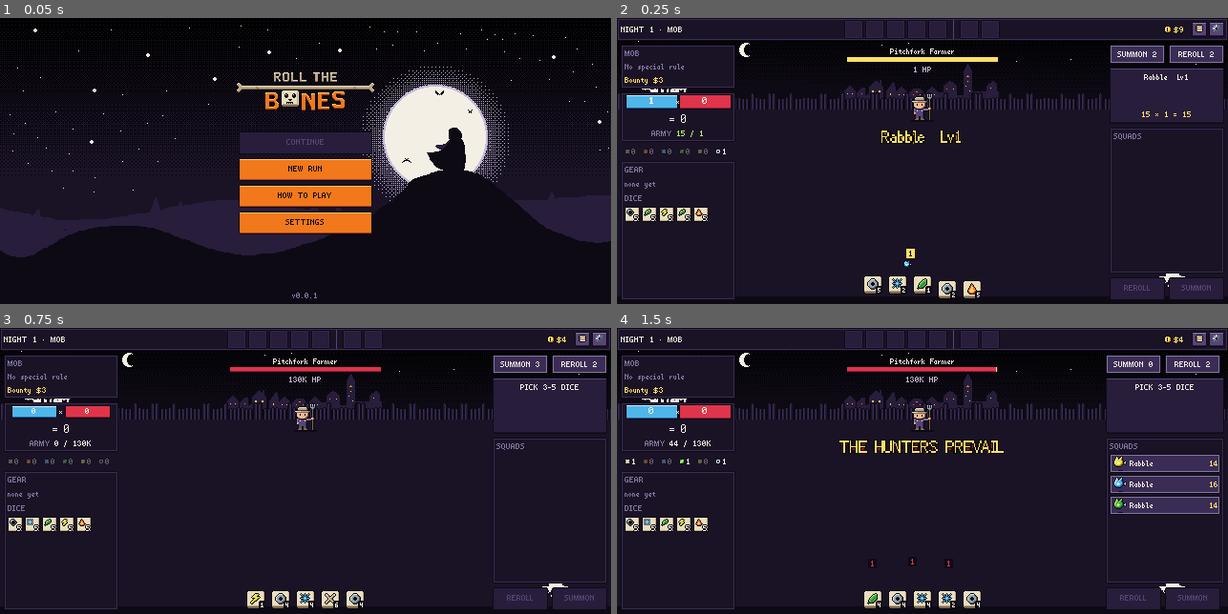
Above: before the commit, frames 1-4 (two rows, left to right).
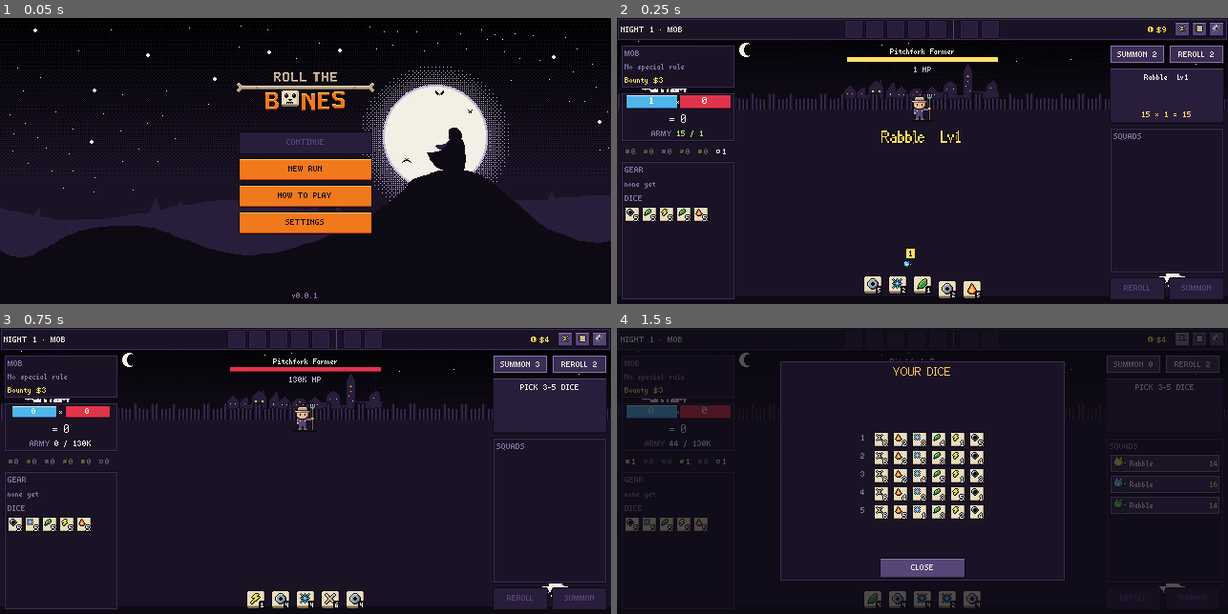
Above: after the commit, the same moments.

Repository: Anbcdeptraivkl/necrodices
Game: Godot game, scene res://tests/ui/ui_runner.tscn
Two runs of this game, one before a commit and one after it. Both use one fixed random seed, a clock stepped at 60 frames per second and the inputs below. This scene is started directly instead of the project's main scene.
Inputs (mouse positions are in pixels of both pictures, inside the frame that each line leads up to):
- Up to frame 1 (0.05 s): no input
- Up to frame 2 (0.25 s): no input
- Up to frame 3 (0.75 s): click (562, 339) at 0.52 s
- Up to frame 4 (1.5 s): click (1179, 339) at 1.27 s

Frame 1 is identical in both runs. In frame 2, 0.1% of the frame differs, in the area x 86-94%, y 1-6%; in frame 3, 0.1%; in frame 4, 22%, in the area x 0-100%, y 0-99%.

Commit message:
Rebuild Crypt Market as a compact Balatro-style grid

Diff:
--- a/data/strings_en.json
+++ b/data/strings_en.json
@@ -168,6 +168,7 @@
   "timing_squad": "Fires once per squad.",
   "timing_summon": "Pays when you summon.",
   "tip_codex": "Recipe Codex",
+  "tip_dice": "Your dice",
   "tip_dice_row": "Click to inspect every face",
   "tip_essence": "Scored dice per element this battle",
   "tip_reroll": "Re-roll the picked dice (shared by the whole battle)",
--- a/scenes/encounter/encounter_screen.gd
+++ b/scenes/encounter/encounter_screen.gd
@@ -109,6 +109,9 @@
 	%Main.pressed.connect(_on_main)
 	_top.codex_pressed.connect(func() -> void: _open(RUN_INFO_SCENE).call(&"setup", db, run))
 	_top.settings_pressed.connect(func() -> void: _open(SETTINGS_SCENE))
+	_top.dice_pressed.connect(func() -> void:
+		if not _queue.is_busy():
+			_open(INSPECTOR_SCENE).call(&"setup", db, run, ""))
 	_top.reorder_requested.connect(func(a: int, b: int) -> void:
 		if not _queue.is_busy() and RunFlow.reorder_relic(run, a, b):
 			Audio.play("click")
--- a/scenes/night_map/night_map.gd
+++ b/scenes/night_map/night_map.gd
@@ -30,6 +30,10 @@
 	_fight.pressed.connect(func() -> void:
 		Audio.play("click")
 		Game.start_encounter())
+	_top.dice_pressed.connect(func() -> void:
+		var o: Control = (load("res://scenes/overlays/dice_inspector.tscn") as PackedScene).instantiate()
+		_overlays.push(o)
+		o.call(&"setup", db, run, ""))
 	_top.codex_pressed.connect(func() -> void:
 		var o: Control = (load(RUN_INFO_SCENE) as PackedScene).instantiate()
 		_overlays.push(o)
--- a/scenes/shop/shop.tscn
+++ b/scenes/shop/shop.tscn
@@ -1,8 +1,9 @@
-[gd_scene load_steps=5 format=3]
+[gd_scene load_steps=6 format=3]
 
 [ext_resource type="Script" path="res://scenes/shop/shop_screen.gd" id="1"]
 [ext_resource type="Texture2D" path="res://assets/bg/shop_decor.png" id="2_decor"]
 [ext_resource type="PackedScene" path="res://ui/components/top_bar.tscn" id="3_top"]
+[ext_resource type="PackedScene" path="res://ui/components/shop_card.tscn" id="4_card"]
 [ext_resource type="Script" path="res://ui/components/overlay_host.gd" id="5_overlay"]
 
 [node name="Shop" type="Control"]
@@ -28,142 +29,77 @@
 unique_name_in_owner = true
 layout_mode = 1
 
-[node name="Left" type="VBoxContainer" parent="."]
-layout_mode = 1
-anchors_preset = 9
-anchor_bottom = 1.0
-offset_left = 4.0
-offset_top = 28.0
-offset_right = 124.0
-offset_bottom = -4.0
-grow_vertical = 2
-theme_override_constants/separation = 4
-
-[node name="Next" type="Button" parent="Left"]
-unique_name_in_owner = true
-custom_minimum_size = Vector2(120, 24)
-layout_mode = 2
-mouse_default_cursor_shape = 2
-
-[node name="Reroll" type="Button" parent="Left"]
-unique_name_in_owner = true
-custom_minimum_size = Vector2(120, 24)
-layout_mode = 2
-mouse_default_cursor_shape = 2
-theme_type_variation = &"SecondaryButton"
-
-[node name="Owned" type="PanelContainer" parent="Left"]
-layout_mode = 2
-size_flags_vertical = 3
-
-[node name="VBox" type="VBoxContainer" parent="Left/Owned"]
-layout_mode = 2
-theme_override_constants/separation = 3
-
-[node name="GearTitle" type="Label" parent="Left/Owned/VBox"]
-unique_name_in_owner = true
-layout_mode = 2
-theme_type_variation = &"MutedLabel"
-
-[node name="Gear" type="GridContainer" parent="Left/Owned/VBox"]
-unique_name_in_owner = true
-layout_mode = 2
-theme_override_constants/h_separation = 2
-theme_override_constants/v_separation = 2
-columns = 6
-
-[node name="DiceTitle" type="Label" parent="Left/Owned/VBox"]
-unique_name_in_owner = true
-layout_mode = 2
-theme_type_variation = &"MutedLabel"
-
-[node name="Dice" type="GridContainer" parent="Left/Owned/VBox"]
-unique_name_in_owner = true
-layout_mode = 2
-mouse_default_cursor_shape = 2
-theme_override_constants/h_separation = 2
-theme_override_constants/v_separation = 2
-columns = 6
-
-[node name="Equipment" type="PanelContainer" parent="Left"]
-unique_name_in_owner = true
-layout_mode = 2
-theme_type_variation = &"CardPanel"
-
-[node name="VBox" type="VBoxContainer" parent="Left/Equipment"]
-layout_mode = 2
-mouse_filter = 2
-theme_override_constants/separation = 2
-
-[node name="EquipHeader" type="Label" parent="Left/Equipment/VBox"]
-unique_name_in_owner = true
-layout_mode = 2
-theme_type_variation = &"MutedLabel"
-horizontal_alignment = 1
-
-[node name="EquipRow" type="HBoxContainer" parent="Left/Equipment/VBox"]
-layout_mode = 2
-mouse_filter = 2
-theme_override_constants/separation = 6
-alignment = 1
-
-[node name="EquipIcon" type="TextureRect" parent="Left/Equipment/VBox/EquipRow"]
-unique_name_in_owner = true
-custom_minimum_size = Vector2(32, 32)
-layout_mode = 2
-mouse_filter = 2
-expand_mode = 1
-stretch_mode = 5
-
-[node name="EquipSide" type="VBoxContainer" parent="Left/Equipment/VBox/EquipRow"]
-custom_minimum_size = Vector2(60, 0)
-layout_mode = 2
-mouse_filter = 2
-theme_override_constants/separation = 2
-alignment = 1
-
-[node name="EquipPrice" type="Label" parent="Left/Equipment/VBox/EquipRow/EquipSide"]
-unique_name_in_owner = true
-layout_mode = 2
-theme_type_variation = &"GoldLabel"
-horizontal_alignment = 1
-
-[node name="EquipBuy" type="Button" parent="Left/Equipment/VBox/EquipRow/EquipSide"]
-unique_name_in_owner = true
-custom_minimum_size = Vector2(0, 16)
-layout_mode = 2
-mouse_default_cursor_shape = 2
-
-[node name="Center" type="VBoxContainer" parent="."]
+[node name="Frame" type="PanelContainer" parent="."]
 layout_mode = 1
 anchors_preset = 15
 anchor_right = 1.0
 anchor_bottom = 1.0
-offset_left = 128.0
+offset_left = 4.0
 offset_top = 28.0
 offset_right = -128.0
 offset_bottom = -4.0
 grow_horizontal = 2
 grow_vertical = 2
+
+[node name="Rows" type="VBoxContainer" parent="Frame"]
+layout_mode = 2
 theme_override_constants/separation = 4
 
-[node name="CardsBlock" type="PanelContainer" parent="Center"]
-custom_minimum_size = Vector2(0, 120)
+[node name="Top" type="HBoxContainer" parent="Frame/Rows"]
 layout_mode = 2
 size_flags_vertical = 3
+theme_override_constants/separation = 4
 
-[node name="Cards" type="HBoxContainer" parent="Center/CardsBlock"]
+[node name="Buttons" type="VBoxContainer" parent="Frame/Rows/Top"]
+custom_minimum_size = Vector2(84, 0)
+layout_mode = 2
+theme_override_constants/separation = 4
+
+[node name="Next" type="Button" parent="Frame/Rows/Top/Buttons"]
+unique_name_in_owner = true
+layout_mode = 2
+size_flags_vertical = 3
+mouse_default_cursor_shape = 2
+
+[node name="Reroll" type="Button" parent="Frame/Rows/Top/Buttons"]
+unique_name_in_owner = true
+layout_mode = 2
+size_flags_vertical = 3
+mouse_default_cursor_shape = 2
+theme_type_variation = &"SecondaryButton"
+
+[node name="CardsTray" type="PanelContainer" parent="Frame/Rows/Top"]
+layout_mode = 2
+size_flags_horizontal = 3
+theme_type_variation = &"TrayPanel"
+
+[node name="Cards" type="HBoxContainer" parent="Frame/Rows/Top/CardsTray"]
 unique_name_in_owner = true
 layout_mode = 2
 size_flags_vertical = 4
 theme_override_constants/separation = 6
 alignment = 1
 
-[node name="CoffersBlock" type="PanelContainer" parent="Center"]
-custom_minimum_size = Vector2(0, 110)
+[node name="Bottom" type="HBoxContainer" parent="Frame/Rows"]
+custom_minimum_size = Vector2(0, 108)
+layout_mode = 2
+theme_override_constants/separation = 4
+
+[node name="GearTray" type="PanelContainer" parent="Frame/Rows/Bottom"]
+custom_minimum_size = Vector2(84, 0)
+layout_mode = 2
+theme_type_variation = &"TrayPanel"
+
+[node name="Gear" parent="Frame/Rows/Bottom/GearTray" instance=ExtResource("4_card")]
+unique_name_in_owner = true
 layout_mode = 2
 
-[node name="Coffers" type="HBoxContainer" parent="Center/CoffersBlock"]
+[node name="CoffersTray" type="PanelContainer" parent="Frame/Rows/Bottom"]
+layout_mode = 2
+size_flags_horizontal = 3
+theme_type_variation = &"TrayPanel"
+
+[node name="Coffers" type="HBoxContainer" parent="Frame/Rows/Bottom/CoffersTray"]
 unique_name_in_owner = true
 layout_mode = 2
 size_flags_vertical = 4
--- a/scenes/shop/shop_screen.gd
+++ b/scenes/shop/shop_screen.gd
@@ -1,13 +1,11 @@
 extends Control
-## Crypt Market (GAME_SPEC §7, ART_SPEC §6.3), laid out like Balatro's shop: NEXT BATTLE and
-## REROLL top-left, the player's gear and dice under them, the night's gear in the bottom-left
-## corner; item cards and coffers in two blocks in the centre; the shopkeeper's alcove right.
-## Trinkets and potions / gems owned sit in the top bar (click → SELL / USE). Names and effects
-## are tooltips. Every command goes through ShopState / ConsumableFx / RunFlow, then the run is
+## Crypt Market (GAME_SPEC §7, ART_SPEC §6.3), laid out like Balatro's shop: one frame, a 2×2
+## grid — NEXT BATTLE / REROLL | the cards tray, then the night's gear | the coffers tray — every
+## item the same compact card (price, art, BUY); the shopkeeper's alcove right. Owned trinkets
+## and potions / gems sit in the top bar (click → SELL / USE). Names and effects are tooltips. Every command goes through ShopState / ConsumableFx / RunFlow, then the run is
 ## saved, so Continue always restores what the player sees.
 
 const CARD_SCENE := "res://ui/components/shop_card.tscn"
-const COFFER_SCENE := "res://ui/components/coffer_card.tscn"
 const INSPECTOR_SCENE := "res://scenes/overlays/dice_inspector.tscn"
 const COFFER_OVERLAY := "res://scenes/overlays/coffer.tscn"
 const RUN_INFO_SCENE := "res://scenes/overlays/run_info.tscn"
@@ -17,7 +15,7 @@
 var run: RunState
 var shop: ShopState
 var _cards: Array[ShopCard] = []
-var _coffers: Array[CofferCard] = []
+var _coffers: Array[ShopCard] = []
 var _time := 0.0
 var _coffer_overlay: Control
 @onready var _top: TopBar = %TopBar
@@ -35,15 +33,11 @@
 	%Title.text = db.text("title_shop")
 	%Reroll.pressed.connect(_on_reroll)
 	%Reroll.set_meta(&"tip", db.text("tip_reroll_shop"))
-	%EquipHeader.text = db.text("lbl_equipment")
-	%GearTitle.text = db.text("lbl_equipment_short")
-	%DiceTitle.text = db.text("lbl_dice")
 	%Next.text = db.text("btn_next_fight")
 	%Next.pressed.connect(func() -> void:
 		Audio.play("click")
 		Game.leave_shop())
-	%EquipBuy.text = db.text("btn_buy")
-	%EquipBuy.pressed.connect(_on_buy_equipment)
+	%Gear.buy_pressed.connect(func(_s: int) -> void: _on_buy_equipment())
 	_top.codex_pressed.connect(func() -> void: _open(RUN_INFO_SCENE).call(&"setup", db, run))
 	_top.settings_pressed.connect(func() -> void: _open(SETTINGS_SCENE))
 	_top.reorder_requested.connect(func(a: int, b: int) -> void:
@@ -60,12 +54,7 @@
 			Audio.play("sell")
 			_changed())
 	_build_cards()
-	InfoPanel.attach(%Equipment, func() -> Dictionary:
-		return InfoText.equipment(db, run.equipment_offer) if run.equipment_offer != "" else {})
-	%Dice.set_meta(&"tip", db.text("tip_dice_row"))
-	%Dice.gui_input.connect(func(e: InputEvent) -> void:
-		if e is InputEventMouseButton and e.pressed:
-			_open(INSPECTOR_SCENE).call(&"setup", db, run, ""))
+	_top.dice_pressed.connect(func() -> void: _open(INSPECTOR_SCENE).call(&"setup", db, run, ""))
 	Audio.music("shop")
 	_refresh()
 	if not shop.open_coffer.is_empty():
@@ -84,11 +73,10 @@
 		card.use_pressed.connect(_on_buy_use)
 		%Cards.add_child(card)
 		_cards.append(card)
-	var coffer_scene: PackedScene = load(COFFER_SCENE)
 	for i in shop.coffers.size():
-		var c: CofferCard = coffer_scene.instantiate()
+		var c: ShopCard = card_scene.instantiate()
 		c.slot = i
-		c.open_pressed.connect(_on_open_coffer)
+		c.buy_pressed.connect(_on_open_coffer)
 		%Coffers.add_child(c)
 		_coffers.append(c)
 
@@ -110,23 +98,22 @@
 			and run.money >= int(item["price"]) and shop.open_coffer.is_empty())
 		_cards[i].show_item(db, item, shop.can_buy(db, run, i), can_use)
 	for i in _coffers.size():
-		_coffers[i].show_coffer(db, shop.coffers[i], shop.can_buy_coffer(db, run, i))
+		var coffer := shop.coffers[i].duplicate()
+		coffer["kind"] = ShopCard.KIND_COFFER
+		_coffers[i].show_item(db, coffer, shop.can_buy_coffer(db, run, i), false,
+			db.text("msg_opened") if coffer["sold"] else db.text("btn_open"))
 	%Reroll.text = db.text("btn_reroll_shop") % shop.reroll_cost(db, run)
 	%Reroll.disabled = not shop.can_reroll(db, run)
-	_refresh_equipment()
-	Loadout.fill_gear(%Gear, db, run)
-	Loadout.fill_dice(%Dice, run)
-
-
-func _refresh_equipment() -> void:
+	_refresh_gear()
+
+
+## The night's gear: the same card as everything else; nothing on offer hides it.
+func _refresh_gear() -> void:
 	var id := run.equipment_offer
-	%EquipIcon.texture = Art.equipment(id) if id != "" else null
-	%EquipPrice.text = "$%d" % int(db.equipment[id]["price"]) if id != "" else db.text("msg_no_equipment")
-	%EquipBuy.visible = id != "" and not run.equipment_sold
-	%EquipBuy.disabled = not ShopState.can_buy_equipment(db, run)
-	%Equipment.modulate = Color(1, 1, 1, 0.5) if run.equipment_sold else Color.WHITE
-	if run.equipment_sold:
-		%EquipPrice.text = db.text("msg_sold_out")
+	%Gear.visible = id != ""
+	if id != "":
+		%Gear.show_item(db, {"kind": ShopCard.KIND_GEAR, "id": id, "price": int(db.equipment[id]["price"]),
+			"sold": run.equipment_sold}, ShopState.can_buy_equipment(db, run), false)
 
 
 func _use_held(i: int) -> void:
--- a/tests/ui/ui_runner.gd
+++ b/tests/ui/ui_runner.gd
@@ -211,7 +211,7 @@
 	_game.goto("shop")
 	await _frames(3)
 	var shop := _scene()
-	(shop.get_node("%Coffers").get_child(0) as CofferCard).open_pressed.emit(0)
+	(shop.get_node("%Coffers").get_child(0) as ShopCard).buy_pressed.emit(0)
 	await _frames(3)
 	var host: OverlayHost = shop.get_node("%Overlays")
 	var coffer := _find(host, "Coffer")
--- a/ui/components/coffer_card.gd
+++ /dev/null
@@ -1,25 +0,0 @@
-class_name CofferCard
-extends PanelContainer
-## A coffer for sale (ART_SPEC §6.3): price tag, coffin icon ×2, OPEN (or "Opened"). What it
-## holds is in the tooltip. The screen buys and opens it through ShopState.
-
-signal open_pressed(slot: int)
-
-var slot := -1
-@onready var _price: Label = %Price
-@onready var _icon: TextureRect = %Icon
-@onready var _open: Button = %Open
-
-
-func _ready() -> void:
-	_open.pressed.connect(func() -> void: open_pressed.emit(slot))
-
-
-func show_coffer(db: ContentDb, item: Dictionary, can_open: bool) -> void:
-	var id: String = item["id"]
-	_price.text = "$%d" % int(item["price"])
-	_icon.texture = Art.coffer(id)
-	modulate = Color(1, 1, 1, 0.5) if item["sold"] else Color.WHITE
-	_open.text = db.text("msg_opened") if item["sold"] else db.text("btn_open")
-	_open.disabled = item["sold"] or not can_open
-	InfoPanel.attach(self, func() -> Dictionary: return InfoText.coffer(db, id))
--- a/ui/components/coffer_card.tscn
+++ /dev/null
@@ -1,35 +0,0 @@
-[gd_scene load_steps=2 format=3]
-
-[ext_resource type="Script" path="res://ui/components/coffer_card.gd" id="1"]
-
-[node name="CofferCard" type="PanelContainer"]
-custom_minimum_size = Vector2(54, 0)
-size_flags_vertical = 0
-theme_type_variation = &"CardPanel"
-script = ExtResource("1")
-
-[node name="VBox" type="VBoxContainer" parent="."]
-layout_mode = 2
-mouse_filter = 2
-theme_override_constants/separation = 3
-
-[node name="Price" type="Label" parent="VBox"]
-unique_name_in_owner = true
-layout_mode = 2
-theme_type_variation = &"GoldLabel"
-horizontal_alignment = 1
-
-[node name="Icon" type="TextureRect" parent="VBox"]
-unique_name_in_owner = true
-custom_minimum_size = Vector2(32, 32)
-layout_mode = 2
-size_flags_horizontal = 4
-mouse_filter = 2
-expand_mode = 1
-stretch_mode = 5
-
-[node name="Open" type="Button" parent="VBox"]
-unique_name_in_owner = true
-custom_minimum_size = Vector2(0, 16)
-layout_mode = 2
-mouse_default_cursor_shape = 2
--- a/ui/components/shop_card.gd
+++ b/ui/components/shop_card.gd
@@ -1,12 +1,16 @@
 class_name ShopCard
 extends PanelContainer
-## A compact Crypt Market card (ART_SPEC §6.3), Balatro style: price tag, a thin rarity stripe
-## for trinkets, the item's art (a die shows its six faces), BUY (+ USE for potions / gems).
-## Name and effect live in the tooltip. Also used for coffer choices (TAKE, no price).
-## Buttons reflect the market's `can_*`; the screen issues the commands.
+## The one Crypt Market card (ART_SPEC §6.3), Balatro style and always the same size: price tag,
+## a thin rarity stripe (trinkets), the art (a die shows its six faces), BUY, and a second row
+## that is BUY+USE for potions / gems and an empty slot otherwise. Used for trinkets, potions,
+## gems, dice, the night's gear, coffers (OPEN) and coffer choices (TAKE, no price). Name and
+## effect live in the tooltip. Buttons reflect the market's `can_*`; the screen issues commands.
 
 signal buy_pressed(slot: int)
 signal use_pressed(slot: int)
+
+const KIND_GEAR := "GEAR"
+const KIND_COFFER := "COFFER"
 
 var slot := -1
 @onready var _price: Label = %Price
@@ -15,7 +19,6 @@
 @onready var _faces: GridContainer = %Faces
 @onready var _buy: Button = %Buy
 @onready var _use: Button = %Use
-@onready var _sold: Label = %Sold
 
 
 func _ready() -> void:
@@ -23,40 +26,50 @@
 	_use.pressed.connect(func() -> void: use_pressed.emit(slot))
 
 
-## `buy_text` "" = the default BUY with a price; a coffer choice passes TAKE.
+## item = {kind, id, price, sold?, die?}. `buy_text` "" = BUY with the price shown; coffers pass
+## OPEN, coffer choices TAKE (price hidden). `sold_flag` names the "already bought" key.
 func show_item(db: ContentDb, item: Dictionary, can_buy: bool, can_use: bool, buy_text: String = "",
 		sold_flag: String = "sold") -> void:
 	var kind: String = item["kind"]
 	var id: String = item["id"]
 	var sold: bool = item.get(sold_flag, false)
-	_stripe.visible = kind == ShopState.KIND_RELIC
+	_stripe.modulate.a = 1.0 if kind == ShopState.KIND_RELIC else 0.0
 	_icon.visible = kind != ShopState.KIND_DIE
 	_faces.visible = kind == ShopState.KIND_DIE
-	var info: Callable
+	InfoPanel.attach(self, _show_art(db, item, kind, id))
+	var priced := buy_text == "" or kind == KIND_COFFER
+	_price.text = "$%d" % int(item["price"]) if priced else ""
+	modulate = Color(1, 1, 1, 0.45) if sold else Color.WHITE
+	_buy.text = (db.text("msg_sold_out") if buy_text == "" else db.text("msg_taken")) if sold \
+		else (db.text("btn_buy") if buy_text == "" else buy_text)
+	_buy.disabled = sold or not can_buy
+	# The second row keeps its space on every card so all cards line up.
+	var usable := not sold and buy_text == "" and kind in [ShopState.KIND_POTION, ShopState.KIND_GEM]
+	_use.text = db.text("btn_buy_use_short")
+	_use.modulate.a = 1.0 if usable else 0.0
+	_use.disabled = not (usable and can_use)
+	_use.mouse_filter = Control.MOUSE_FILTER_STOP if usable else Control.MOUSE_FILTER_IGNORE
+
+
+## Sets the art for the item kind and returns its tooltip callable.
+func _show_art(db: ContentDb, item: Dictionary, kind: String, id: String) -> Callable:
 	match kind:
 		ShopState.KIND_RELIC:
 			_stripe.texture = Art.ui("rarity_stripe_" + (db.relics[id]["rarity"] as String).to_lower())
 			_icon.texture = Art.relic(id)
-			info = func() -> Dictionary: return InfoText.relic_offer(db, id)
+			return func() -> Dictionary: return InfoText.relic_offer(db, id)
 		ShopState.KIND_DIE:
 			var die := Die.from_dict(item["die"])
 			_show_faces(die)
-			info = func() -> Dictionary: return InfoText.die(db, die, int(item.get("price", -1)))
-		_:
-			_icon.texture = Art.consumable(id)
-			info = func() -> Dictionary: return InfoText.consumable(db, id)
-	_price.text = "$%d" % int(item["price"]) if buy_text == "" else ""
-	_price.visible = buy_text == ""
-	modulate = Color(1, 1, 1, 0.5) if sold else Color.WHITE
-	_sold.visible = sold
-	_sold.text = db.text("msg_sold_out") if buy_text == "" else db.text("msg_taken")
-	_buy.visible = not sold
-	_buy.text = db.text("btn_buy") if buy_text == "" else buy_text
-	_buy.disabled = not can_buy
-	_use.visible = not sold and buy_text == "" and kind in [ShopState.KIND_POTION, ShopState.KIND_GEM]
-	_use.text = db.text("btn_buy_use_short")
-	_use.disabled = not can_use
-	InfoPanel.attach(self, info)
+			return func() -> Dictionary: return InfoText.die(db, die, int(item.get("price", -1)))
+		KIND_GEAR:
+			_icon.texture = Art.equipment(id)
+			return func() -> Dictionary: return InfoText.equipment(db, id)
+		KIND_COFFER:
+			_icon.texture = Art.coffer(id)
+			return func() -> Dictionary: return InfoText.coffer(db, id)
+	_icon.texture = Art.consumable(id)
+	return func() -> Dictionary: return InfoText.consumable(db, id)
 
 
 func _show_faces(die: Die) -> void:
--- a/ui/components/shop_card.tscn
+++ b/ui/components/shop_card.tscn
@@ -3,18 +3,20 @@
 [ext_resource type="Script" path="res://ui/components/shop_card.gd" id="1"]
 
 [node name="ShopCard" type="PanelContainer"]
-custom_minimum_size = Vector2(54, 0)
-size_flags_vertical = 0
+custom_minimum_size = Vector2(56, 0)
+size_flags_horizontal = 4
+size_flags_vertical = 4
 theme_type_variation = &"CardPanel"
 script = ExtResource("1")
 
 [node name="VBox" type="VBoxContainer" parent="."]
 layout_mode = 2
 mouse_filter = 2
-theme_override_constants/separation = 3
+theme_override_constants/separation = 2
 
 [node name="Price" type="Label" parent="VBox"]
 unique_name_in_owner = true
+custom_minimum_size = Vector2(0, 9)
 layout_mode = 2
 theme_type_variation = &"GoldLabel"
 horizontal_alignment = 1
@@ -28,7 +30,7 @@
 stretch_mode = 1
 
 [node name="Art" type="CenterContainer" parent="VBox"]
-custom_minimum_size = Vector2(0, 32)
+custom_minimum_size = Vector2(48, 34)
 layout_mode = 2
 mouse_filter = 2
 
@@ -49,24 +51,15 @@
 theme_override_constants/v_separation = 0
 columns = 3
 
-[node name="Sold" type="Label" parent="VBox"]
-unique_name_in_owner = true
-visible = false
-custom_minimum_size = Vector2(0, 16)
-layout_mode = 2
-theme_type_variation = &"MutedLabel"
-horizontal_alignment = 1
-vertical_alignment = 1
-
 [node name="Buy" type="Button" parent="VBox"]
 unique_name_in_owner = true
-custom_minimum_size = Vector2(0, 16)
+custom_minimum_size = Vector2(0, 14)
 layout_mode = 2
 mouse_default_cursor_shape = 2
 
 [node name="Use" type="Button" parent="VBox"]
 unique_name_in_owner = true
-custom_minimum_size = Vector2(0, 16)
+custom_minimum_size = Vector2(0, 14)
 layout_mode = 2
 mouse_default_cursor_shape = 2
 theme_type_variation = &"SecondaryButton"
--- a/ui/components/top_bar.gd
+++ b/ui/components/top_bar.gd
@@ -2,13 +2,14 @@
 extends PanelContainer
 ## Top bar shared by Night Map, Battle and Market (ART_SPEC §6.1): label left; the player's
 ## loadout centred like Balatro's — a trinket block (drag to reorder when allowed) and a
-## potion / gem block; money, Codex and Settings right. Hovering an item shows its tooltip;
+## potion / gem block; money, Dice (inspector), Codex and Settings right. Hovering an item shows its tooltip;
 ## clicking one opens a small menu (USE / SELL $n) when the screen allows those actions.
 ## Emits intents only; the screen applies them through commands.
 
 signal reorder_requested(from: int, to: int)
 signal settings_pressed
 signal codex_pressed
+signal dice_pressed
 signal use_requested(index: int)
 signal sell_relic_requested(index: int)
 signal sell_consumable_requested(index: int)
@@ -33,6 +34,7 @@
 @onready var _coin: TextureRect = %Coin
 @onready var _settings: Button = %Settings
 @onready var _codex: Button = %Codex
+@onready var _dice: Button = %Dice
 @onready var _menu: PanelContainer = %Menu
 @onready var _use: Button = %MenuUse
 @onready var _sell: Button = %MenuSell
@@ -44,6 +46,8 @@
 	_settings.pressed.connect(func() -> void: settings_pressed.emit())
 	_codex.icon = Art.stat("book")
 	_codex.pressed.connect(func() -> void: codex_pressed.emit())
+	_dice.icon = Art.glyph("BONE", true)
+	_dice.pressed.connect(func() -> void: dice_pressed.emit())
 	_use.pressed.connect(func() -> void:
 		var i := _pick_index
 		close_menu()
@@ -64,6 +68,7 @@
 	_label.text = label
 	_codex.set_meta(&"tip", db.text("tip_codex"))
 	_settings.set_meta(&"tip", db.text("tip_settings"))
+	_dice.set_meta(&"tip", db.text("tip_dice"))
 	refresh()
 
 
--- a/ui/components/top_bar.tscn
+++ b/ui/components/top_bar.tscn
@@ -66,7 +66,7 @@
 anchor_top = 0.5
 anchor_right = 1.0
 anchor_bottom = 0.5
-offset_left = -80.0
+offset_left = -100.0
 offset_top = -8.0
 offset_bottom = 8.0
 grow_horizontal = 0
@@ -91,6 +91,14 @@
 custom_minimum_size = Vector2(4, 0)
 layout_mode = 2
 mouse_filter = 2
+
+[node name="Dice" type="Button" parent="Row/Right"]
+unique_name_in_owner = true
+custom_minimum_size = Vector2(16, 16)
+layout_mode = 2
+mouse_default_cursor_shape = 2
+theme_type_variation = &"SecondaryButton"
+icon_alignment = 1
 
 [node name="Codex" type="Button" parent="Row/Right"]
 unique_name_in_owner = true
--- a/ui/theme/pixel_theme.tres
+++ b/ui/theme/pixel_theme.tres
@@ -185,6 +185,18 @@
 [sub_resource type="StyleBoxFlat" id="dim"]
 bg_color = Color(0.0509804, 0.0392157, 0.0784314, 0.7)
 anti_aliasing = false
+
+[sub_resource type="StyleBoxFlat" id="tray_box"]
+content_margin_left = 4.0
+content_margin_top = 4.0
+content_margin_right = 4.0
+content_margin_bottom = 4.0
+bg_color = Color(0.0509804, 0.0392157, 0.0784314, 1)
+border_width_left = 1
+border_width_top = 1
+border_width_right = 1
+border_width_bottom = 1
+border_color = Color(0.156863, 0.113725, 0.231373, 1)
 
 [resource]
 default_font = ExtResource("f8")
@@ -256,3 +268,5 @@
 DimPanel/styles/panel = SubResource("dim")
 CurrentBorder/base_type = &"Panel"
 CurrentBorder/styles/panel = SubResource("current_border")
+TrayPanel/base_type = &"PanelContainer"
+TrayPanel/styles/panel = SubResource("tray_box")
Binary file changed: assets/ui/howto_4.png
Not shown, removed: ui/components/coffer_card.gd.uid
Not shown: 1 places in ui/theme/pixel_theme.tres that only renumber resources
Not shown, changed: ART_SPEC.md
Not shown, changed: DECISIONS.md
